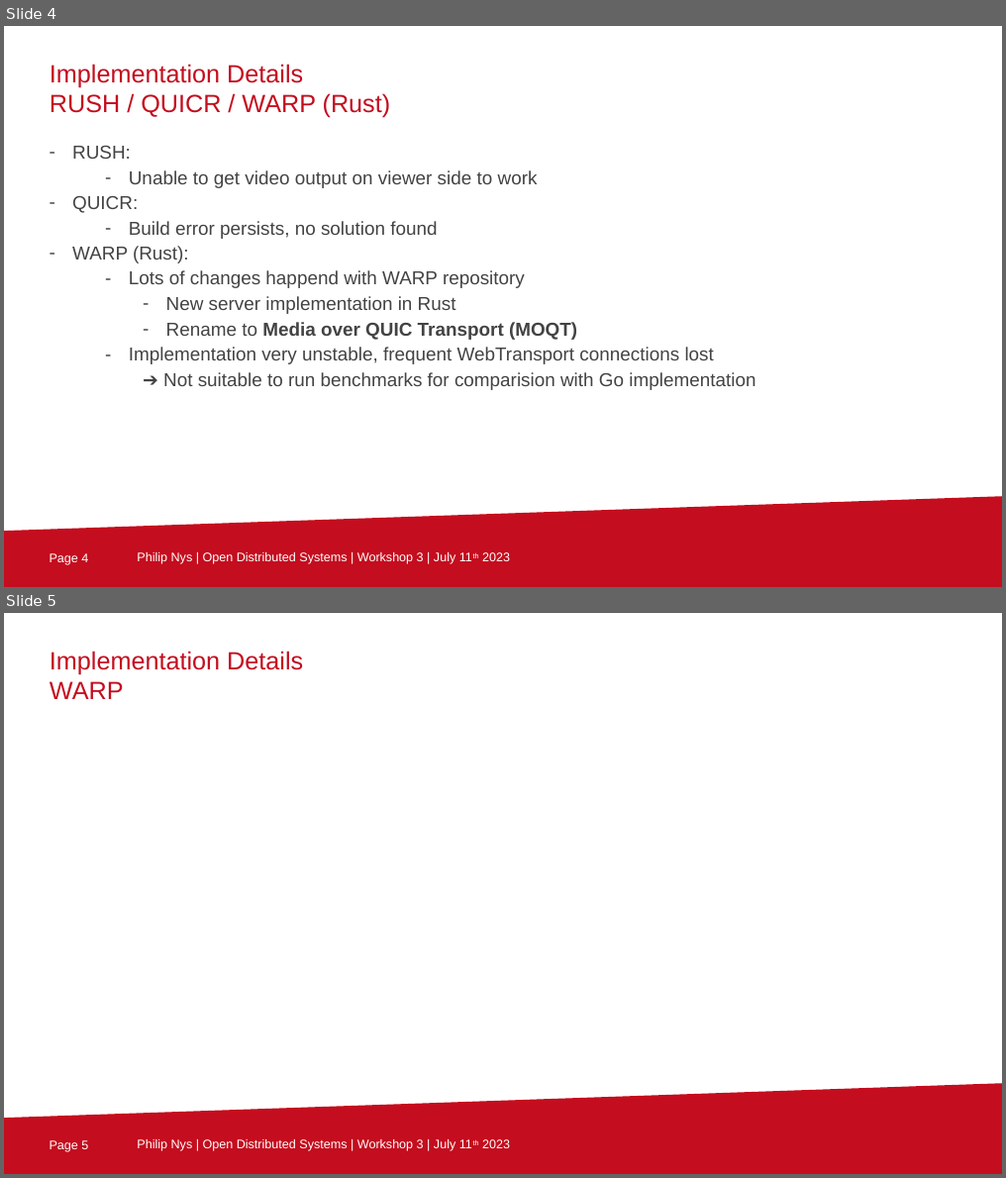
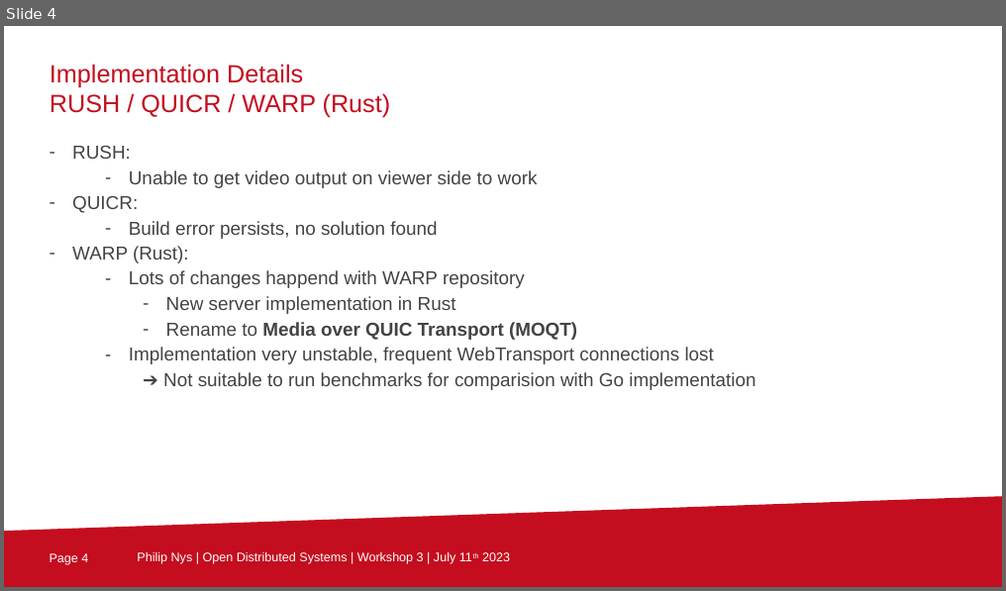
Before and after one commit to ArckyPN/tu-berlin-awt-pj-ss23-http3, a slide deck: Workshops/3/awt-pj-ss23-evaluation-of-http3-for-media-streaming-2.pptx. Shown one above the other, each under a label of ours: slides 4 and 5 before the commit, slide 4 after it. The pictures are 1006x1178 and 1006x591 pixels, drawn with LibreOffice and Linux fonts; fonts in the diff are those of the drawing; background and template pictures are left out. Boxes give left, top, right and bottom in pixels: in the first picture for what was removed or moved away, otherwise in the second. Text is boxed around its words. In the diff, an @@ line names an element or a change of style, - is before the commit and + after.

```diff
--- a/Workshops/3/awt-pj-ss23-evaluation-of-http3-for-media-streaming-2.pptx
+++ b/Workshops/3/awt-pj-ss23-evaluation-of-http3-for-media-streaming-2.pptx
@@ slide 5 removed at (4, 613, 1002, 1174), background #FFFFFF; not listed: 3 template elements that a slide beside it also shows @@
@@ text removed at (50, 651, 303, 699) @@
-Implementation Details
-WARP
```
Also in this commit, not shown: 5 slides changed, 1 slide added, 2 other files.
